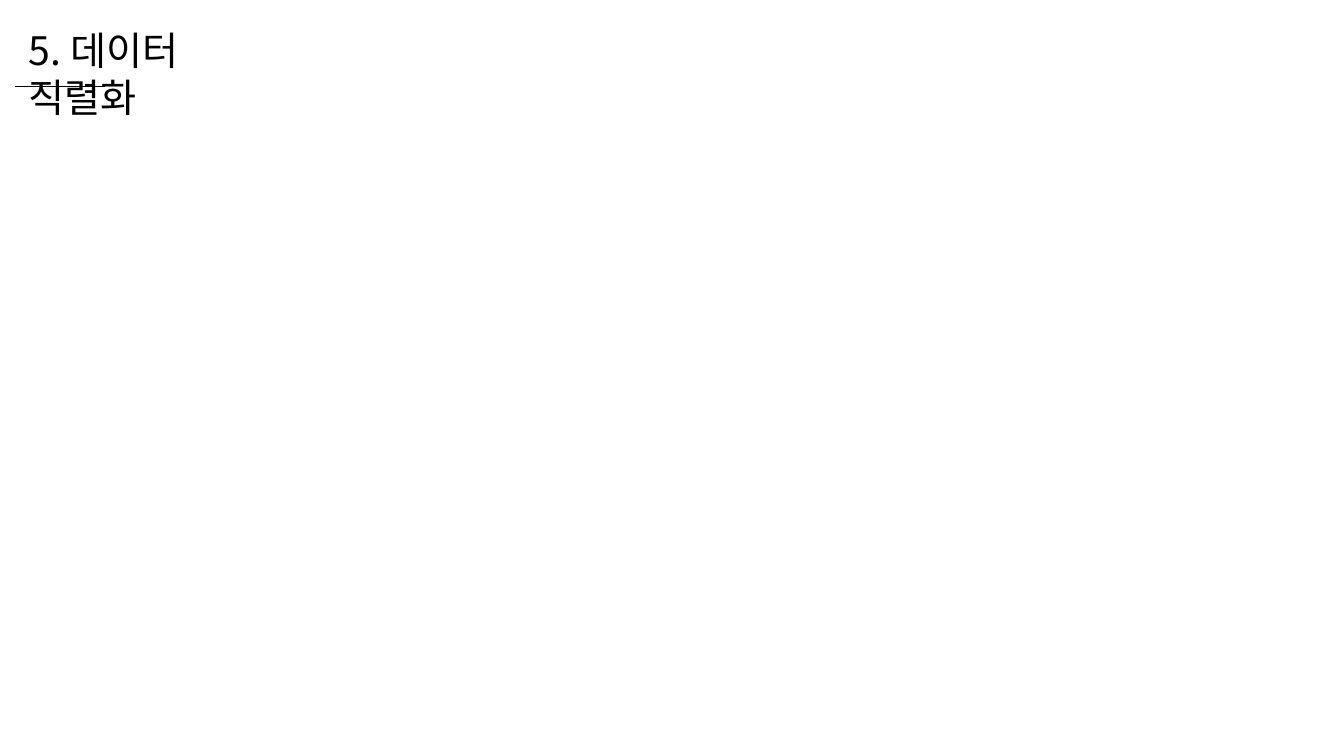
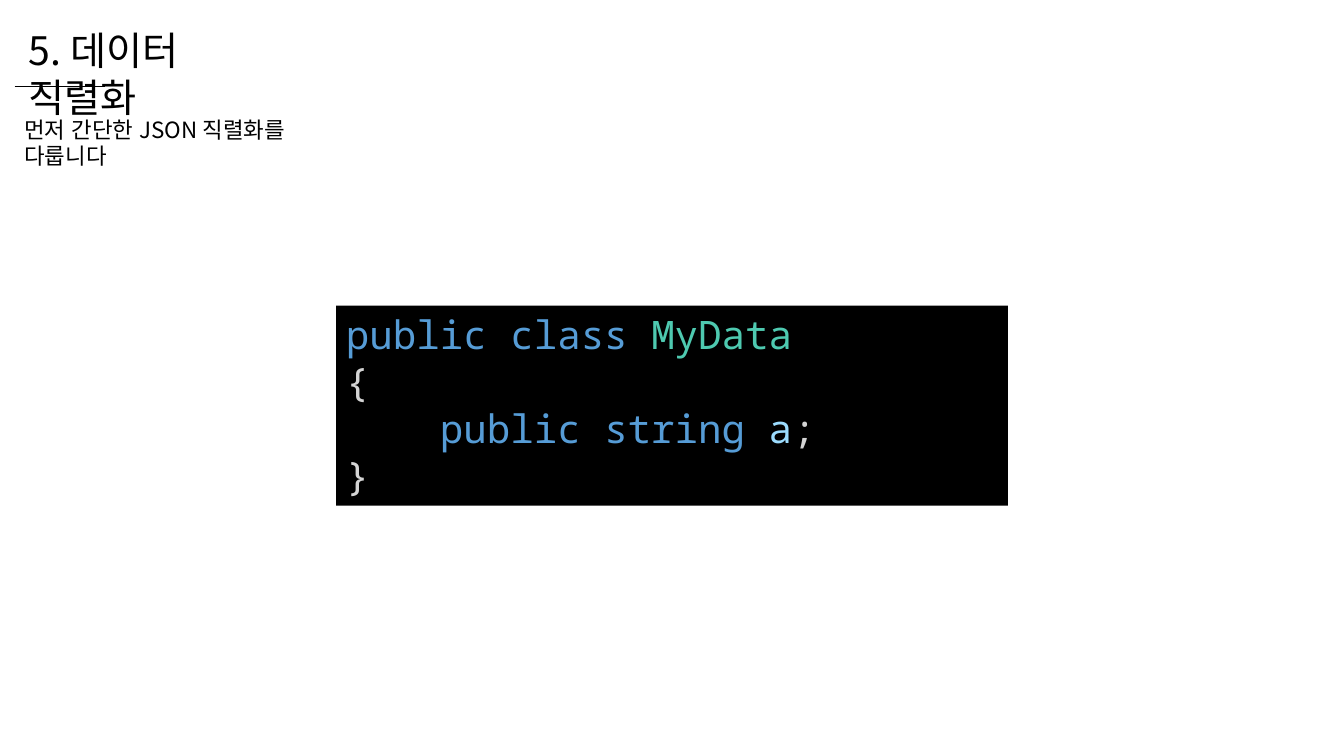
Before and after one commit to WooLyung/2022-Unity-Lecture, a slide deck: slide 56 of 4 - 데이터 관리 기초.pptx (slide 48 before the commit). Drawn at 1344x756 pixels with LibreOffice and Linux fonts; fonts in the diff are those of the drawing. Boxes give left, top, right and bottom in pixels: in the first picture for what was removed or moved away, otherwise in the second. Text is boxed around its words. In the diff, an @@ line names an element or a change of style, - is before the commit and + after.

Commit message:
add 4 ppt

```diff
--- a/4 - 데이터 관리 기초.pptx
+++ b/4 - 데이터 관리 기초.pptx
@@ text added at bbox=[24, 119, 285, 166], 16 pt, text #000000 @@
+먼저 간단한 JSON 직렬화를 다룹니다
@@ rectangle added at bbox=[336, 306, 1008, 506], fill #000000, 28 pt, text #569CD6 @@
+public class MyData
+{
+public string a;
+}
```
Also in this commit, not shown: 3 other slides changed, 18 slides added.
